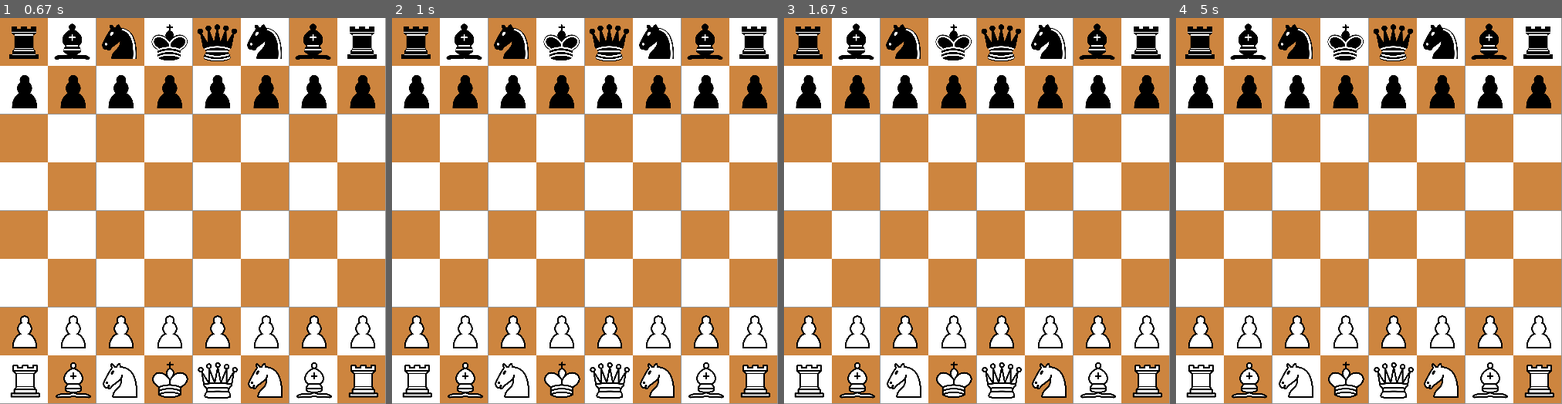
Above: before the commit, frames 1-4 (left to right).
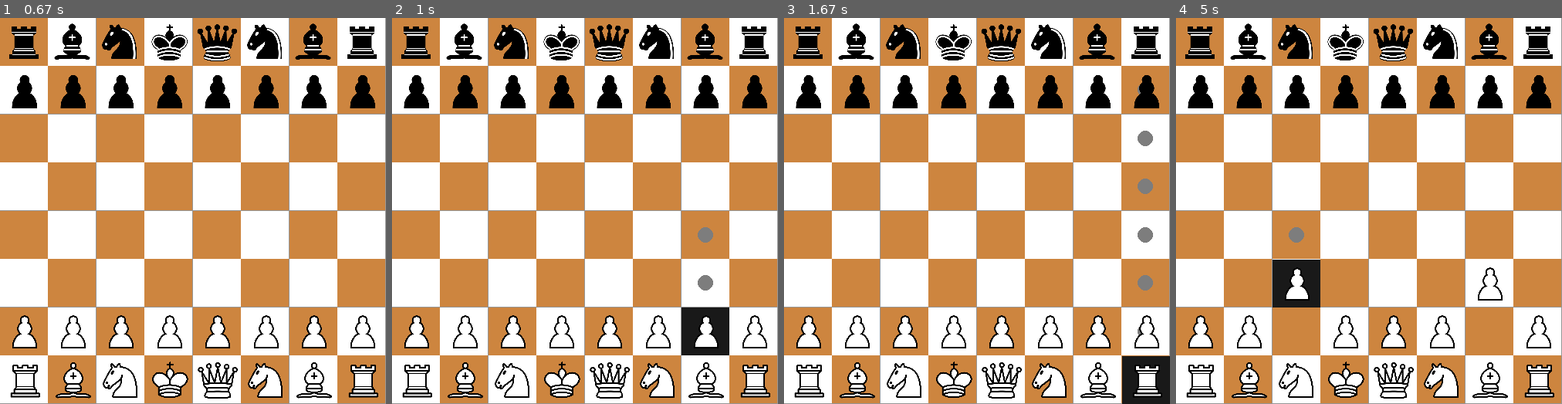
Above: after the commit, the same moments.

Repository: arjanvanschendel/PygameTest
Game: pygame game, started from main.py
Two runs of this game, one before a commit and one after it. Both use one fixed random seed, a clock stepped at 60 frames per second and the inputs below.
Inputs (mouse positions are in pixels of both pictures, inside the frame that each line leads up to):
- Up to frame 1 (0.67 s): press the mouse at (193, 238) at 0.37 s; move the mouse to (146, 226) at 0.47 s; release the mouse at (100, 214) at 0.6 s
- Up to frame 2 (1 s): press the mouse at (585, 238) at 0.7 s; move the mouse to (654, 292) at 0.8 s; release the mouse at (727, 346) at 0.93 s
- Up to frame 3 (1.67 s): press the mouse at (977, 238) at 1.03 s; move the mouse to (907, 218) at 1.13 s; release the mouse at (838, 199) at 1.27 s; press the mouse at (977, 238) at 1.37 s; move the mouse to (1050, 295) at 1.47 s; release the mouse at (1123, 357) at 1.6 s
- Up to frame 4 (5 s): press the mouse at (1369, 238) at 1.7 s; move the mouse to (1419, 207) at 1.8 s; release the mouse at (1469, 176) at 1.93 s; click (1504, 311) at 2.08 s; click (1504, 288) at 2.55 s; click (1507, 299) at 3.22 s; press the mouse at (1507, 299) at 3.53 s; move the mouse to (1407, 191) at 3.63 s; release the mouse at (1307, 83) at 3.77 s; press the mouse at (1507, 299) at 3.87 s; move the mouse to (1450, 307) at 3.97 s; release the mouse at (1392, 319) at 4.1 s; press the mouse at (1507, 299) at 4.2 s; move the mouse to (1392, 322) at 4.3 s; release the mouse at (1280, 342) at 4.43 s; press the mouse at (1507, 299) at 4.53 s; move the mouse to (1399, 303) at 4.63 s; release the mouse at (1295, 307) at 4.77 s; click (1272, 276) at 4.88 s

Frame 1 is identical in both runs. In frame 2, 1.4% of the frame differs, in the area x 75-88%, y 54-88%; in frame 3, 1.6%; in frame 4, 2.2%, in the area x 25-85%, y 54-86%.

Commit message:
Add initial moves for all pieces

Diff:
--- a/board.py
+++ b/board.py
@@ -1,6 +1,11 @@
+import logging
+import math
+from typing import List
 import pygame
 
 from piece import Piece, PieceColor, PieceType
+
+logging.basicConfig(level=logging.DEBUG)
 
 class Board:
     def __init__(self):
@@ -8,6 +13,9 @@
         self.brown = (205,133,63)
         self.gridsize = 500
         self.board = self.initPieces()
+        self.possibleMoves = []
+        self.selectedPiece = None
+        self.selectedSquare = None
 
     def drawBoard(self, screen):
         for i in range(0,8):
@@ -15,9 +23,35 @@
                 color = self.white if (i+j) % 2 == 1 else self.brown
                 fieldSize = self.getFieldSize()
                 pygame.draw.rect(screen, color, (fieldSize*i, fieldSize*j, fieldSize, fieldSize))
+        self.drawPossibleMoves(screen)
         self.drawPieces(screen)
 
-    def initPieces(self):
+    def handleClick(self, pos):
+        clickedCoordinates = self.getClickedSquareCoordinates(pos)
+        clicked_x, clicked_y = clickedCoordinates
+        clickedThing = self.board[clicked_y][clicked_x]
+        logging.debug("Click registered at " + str(clicked_x) + "," + str(clicked_y) + ": object " + str(clickedThing))
+
+        self.deselectAllPieces()
+
+        if clickedThing is None:
+            if clickedCoordinates in self.possibleMoves:
+                self.movePieceCoordinates(self.selectedSquare, clickedCoordinates)
+                logging.debug("Moving piece from " + str(self.selectedSquare) + " to " + str(clickedCoordinates))
+            self.possibleMoves = []
+            self.selectedPiece = None
+            self.selectedSquare = None
+        else:
+            clickedThing.onClick()
+            if clickedThing.selected:
+                self.selectedSquare = clickedCoordinates
+                self.selectedPiece = clickedThing
+                self.possibleMoves = self.findPossibleMoves(clickedThing, [clicked_x, clicked_y])
+            else:
+                self.possibleMoves = []
+
+
+    def initPieces(self) -> List[List[Piece]]:
         pieceList = Board.getBlankBoard()
         pieceList[0][0] = Piece.pieceFromString('br', self.getFieldSize(), 0, 0)
         pieceList[0][1] = Piece.pieceFromString('bb', self.getFieldSize(), 0, 1)
@@ -45,10 +79,122 @@
             for j in i:
                 if j is None:
                     continue
+                if j.selected:
+                    pygame.draw.rect(screen, (25,25,25), j.rect)
                 screen.blit(j.image, j.rect)
+
+    def deselectAllPieces(self):
+        for i in self.board:
+            for j in i:
+                if j is None:
+                    continue
+                j.selected = False
+
+    def movePieceFieldNames(self, fromSquare, toSquare):
+        self.movePieceCoordinates(Board.nameToCoords(fromSquare), Board.nameToCoords(toSquare))
+
+    def movePieceCoordinates(self, fromSquare, toSquare):
+        piece = self.board[fromSquare[1]][fromSquare[0]]
+        piece.setPos((toSquare[1] * self.getFieldSize(), toSquare[0] * self.getFieldSize()))
+        self.board[toSquare[1]][toSquare[0]] = piece
+        self.board[fromSquare[1]][fromSquare[0]] = None
+        piece.hasMoved = True
+
+    def nameToCoords(name):
+        x, y = ""
+        match name[0].lower():
+            case "a": x = 0
+            case "b": x = 1
+            case "c": x = 2
+            case "d": x = 3
+            case "e": x = 4
+            case "f": x = 5
+            case "g": x = 6
+            case "h": x = 7
+
+        match name[1].lower():
+            case "1": y = 0
+            case "2": y = 1
+            case "3": y = 2
+            case "4": y = 3
+            case "5": y = 4
+            case "6": y = 5
+            case "7": y = 6
+            case "8": y = 7
+
+        return(y, x)
+
+
+    def drawPossibleMoves(self, screen):
+        if self.possibleMoves is None: return
+        for move in self.possibleMoves:
+            pos = (move[0]*self.getFieldSize()+self.getFieldSize()*0.5, move[1]*self.getFieldSize()+self.getFieldSize()*0.5)
+            pygame.draw.circle(screen, (125,125,125), pos, 10, 0)
+
+    def findPossibleMoves(self, piece, fromPos):
+        pieceMoves = Board.findPieceMoves(piece, fromPos)
+        possiblePieceMoves = pieceMoves
+        for move in pieceMoves:
+            # Can't move outside the board
+            if(move[0] > 7 or move[0] < 0 or move[1] > 7 or move[1] < 0):
+                possiblePieceMoves.remove(move)
+
+            # Can't move to squares with own piece
+            elif(self.board[move[1]][move[0]]) is not None:
+                if(self.board[move[1]][move[0]].color) is piece.color:
+                    possiblePieceMoves.remove(move)
+        return possiblePieceMoves
+
+    def findPieceMoves(piece: Piece, fromPos: tuple[int, int]):
+        possibleMoves = []
+        moveDirectionMultiplier = 1 if piece.color == PieceColor.black else -1
+        match piece.type:
+            case PieceType.pawn:
+                possibleMoves.append([fromPos[0], fromPos[1] + moveDirectionMultiplier])
+                if not piece.hasMoved: possibleMoves.append([fromPos[0], fromPos[1] + 2 * moveDirectionMultiplier])
+            case PieceType.rook:
+                for i in range(0,8):
+                    if i is not fromPos[1]:
+                        possibleMoves.append([fromPos[0], i])
+                    if i is not fromPos[0]:
+                        possibleMoves.append([i, fromPos[1]])
+            case PieceType.knight:
+                distances = [-2, -1, 1, 2]
+                for i in distances:
+                    for j in distances:
+                        if abs(i) is not abs(j):
+                            possibleMoves.append([fromPos[0] + i, fromPos[1] + j])
+            case PieceType.bishop:
+                for i in range(0,8):
+                    possibleMoves.append([fromPos[0] + i, fromPos[1] + i])
+                    possibleMoves.append([fromPos[0] - i, fromPos[1] - i])
+                    possibleMoves.append([fromPos[0] + i, fromPos[1] - i])
+                    possibleMoves.append([fromPos[0] - i, fromPos[1] + i])
+            case PieceType.king:
+                for i in range(-1, 2):
+                    for j in range(-1, 2):
+                        possibleMoves.append([fromPos[0] + i, fromPos[1] + j])
+            case PieceType.queen:
+                for i in range(0,8):
+                    if i is not fromPos[1]:
+                        possibleMoves.append([fromPos[0], i])
+                    if i is not fromPos[0]:
+                        possibleMoves.append([i, fromPos[1]])
+                for i in range(0,8):
+                    possibleMoves.append([fromPos[0] + i, fromPos[1] + i])
+                    possibleMoves.append([fromPos[0] - i, fromPos[1] - i])
+                    possibleMoves.append([fromPos[0] + i, fromPos[1] - i])
+                    possibleMoves.append([fromPos[0] - i, fromPos[1] + i])
+
+        return possibleMoves
 
     def getFieldSize(self):
         return self.gridsize / 8
 
     def getBlankBoard():
         return [[None for i in range(8)] for j in range(8)]
+
+    def getClickedSquareCoordinates(self, pos):
+        x_index = math.floor(pos[0]/self.getFieldSize())
+        y_index = math.floor(pos[1]/self.getFieldSize())
+        return [x_index, y_index]
--- a/main.py
+++ b/main.py
@@ -15,6 +15,9 @@
     for event in pygame.event.get():
         if event.type == pygame.QUIT:
             running = False
+        if event.type == pygame.MOUSEBUTTONUP:
+            pos = pygame.mouse.get_pos()
+            currentBoard.handleClick(pos)
 
     screen.fill((150, 150, 150))
     currentBoard.drawBoard(screen)
--- a/piece.py
+++ b/piece.py
@@ -28,13 +28,21 @@
         self.image = pygame.transform.scale(pygame.image.load(self.getImageForType()), (size, size))
         self.rect = self.image.get_rect()
         self.rect.topleft = [x * size, y * size]
+        self.selected = False
+        self.hasMoved = False
 
 
     def update(self):
         pass
 
+    def setPosYX(self, pos):
+        self.rect.topleft = pos
+
     def setPos(self, pos):
-        self.rect.topleft = pos
+        self.setPosYX((pos[1], pos[0]))
+
+    def onClick(self):
+        self.selected = not self.selected
 
     def typeFromChar(c: string):
         match c.lower():
